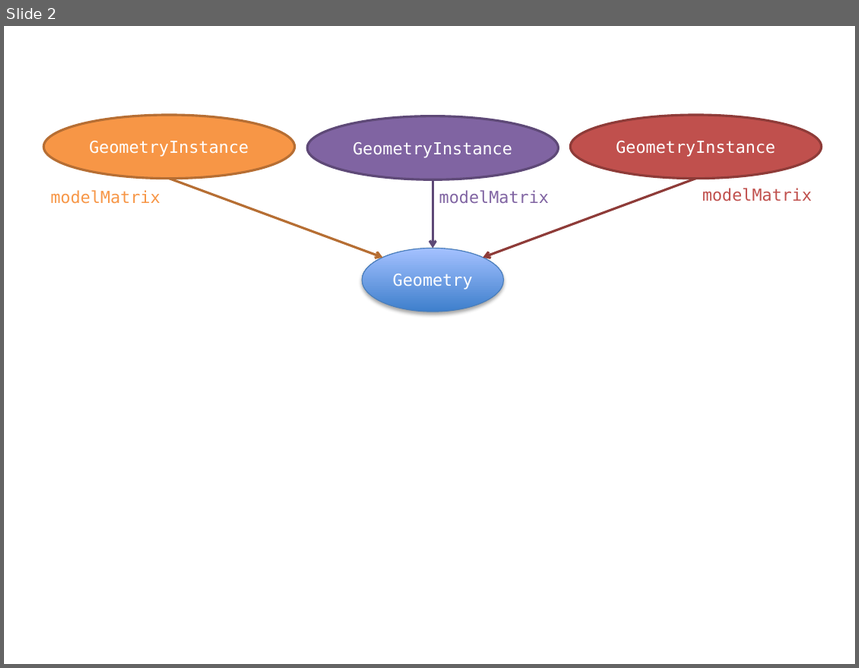
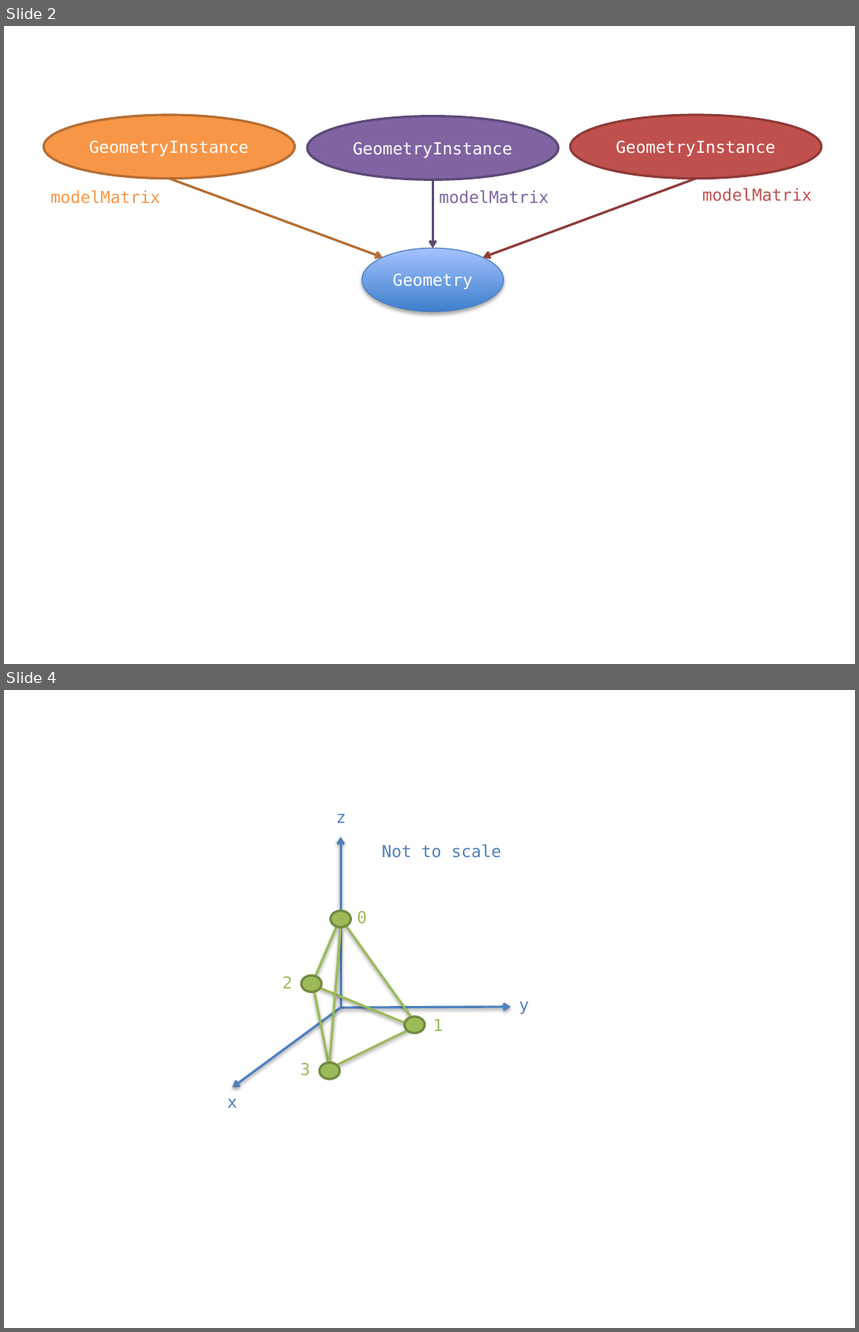
Before and after one commit to barionleg/cesium.wiki.gs, a slide deck: geometryandappearances/figures.pptx. Shown one above the other, each under a label of ours: slide 2 before the commit, slides 2 and 4 after it; the slides between them are not shown. The pictures are 859x668 and 859x1332 pixels, drawn with LibreOffice and Linux fonts; fonts in the diff are those of the drawing. Boxes give left, top, right and bottom in pixels: in the first picture for what was removed or moved away, otherwise in the second. Text is boxed around its words. In the diff, an @@ line names an element or a change of style, - is before the commit and + after.

```diff
--- a/geometryandappearances/figures.pptx
+++ b/geometryandappearances/figures.pptx
@@ slide 4 added at (x1=4, y1=690, x2=855, y2=1328), background #FFFFFF @@
@@ text added at (x1=336, y1=814, x2=346, y2=823), 14 pt, text #4F81BD @@
+z
@@ arrow added from (341, 1007) to (341, 837), #4F81BD 2 pt @@
@@ text added at (x1=382, y1=844, x2=502, y2=858), 14 pt, text #4F81BD @@
+Not to scale
@@ line added from (341, 917) to (313, 982), #9BBB59 2 pt @@
@@ ellipse added at (x1=331, y1=911, x2=351, y2=927), fill #9BBB59, outline #738A42 2 pt @@
@@ ellipse added at (x1=338, y1=917, x2=343, y2=922), fill #000000, outline #000000 2 pt @@
@@ text added at (x1=357, y1=911, x2=367, y2=924), 14 pt, text #9BBB59 @@
+0
@@ line added from (341, 927) to (330, 1063), #9BBB59 2 pt @@
@@ line added from (342, 921) to (417, 1025), #9BBB59 2 pt @@
@@ text added at (x1=282, y1=977, x2=292, y2=989), 14 pt, text #9BBB59 @@
+2
@@ ellipse added at (x1=301, y1=976, x2=322, y2=992), fill #9BBB59, outline #738A42 2 pt @@
@@ ellipse added at (x1=310, y1=982, x2=314, y2=986), fill #000000, outline #000000 2 pt @@
@@ line added from (313, 986) to (330, 1068), #9BBB59 2 pt @@
@@ line added from (313, 986) to (414, 1026), #9BBB59 2 pt @@
@@ arrow added from (341, 1008) to (232, 1087), #4F81BD 2 pt @@
@@ arrow added from (341, 1008) to (512, 1007), #4F81BD 2 pt @@
@@ text added at (x1=519, y1=1002, x2=529, y2=1015), 14 pt, text #4F81BD @@
+y
@@ line added from (329, 1070) to (416, 1026), #9BBB59 2 pt @@
@@ ellipse added at (x1=405, y1=1017, x2=425, y2=1033), fill #9BBB59, outline #738A42 2 pt @@
@@ ellipse added at (x1=413, y1=1023, x2=417, y2=1027), fill #000000, outline #000000 2 pt @@
@@ text added at (x1=433, y1=1019, x2=443, y2=1031), 14 pt, text #9BBB59 @@
+1
@@ text added at (x1=300, y1=1063, x2=310, y2=1076), 14 pt, text #9BBB59 @@
+3
@@ ellipse added at (x1=320, y1=1063, x2=340, y2=1079), fill #9BBB59, outline #738A42 2 pt @@
@@ ellipse added at (x1=328, y1=1068, x2=332, y2=1073), fill #000000, outline #000000 2 pt @@
@@ text added at (x1=227, y1=1099, x2=237, y2=1108), 14 pt, text #4F81BD @@
+x
```
Also in this commit, not shown: 2 other slides added, 2 other files.
